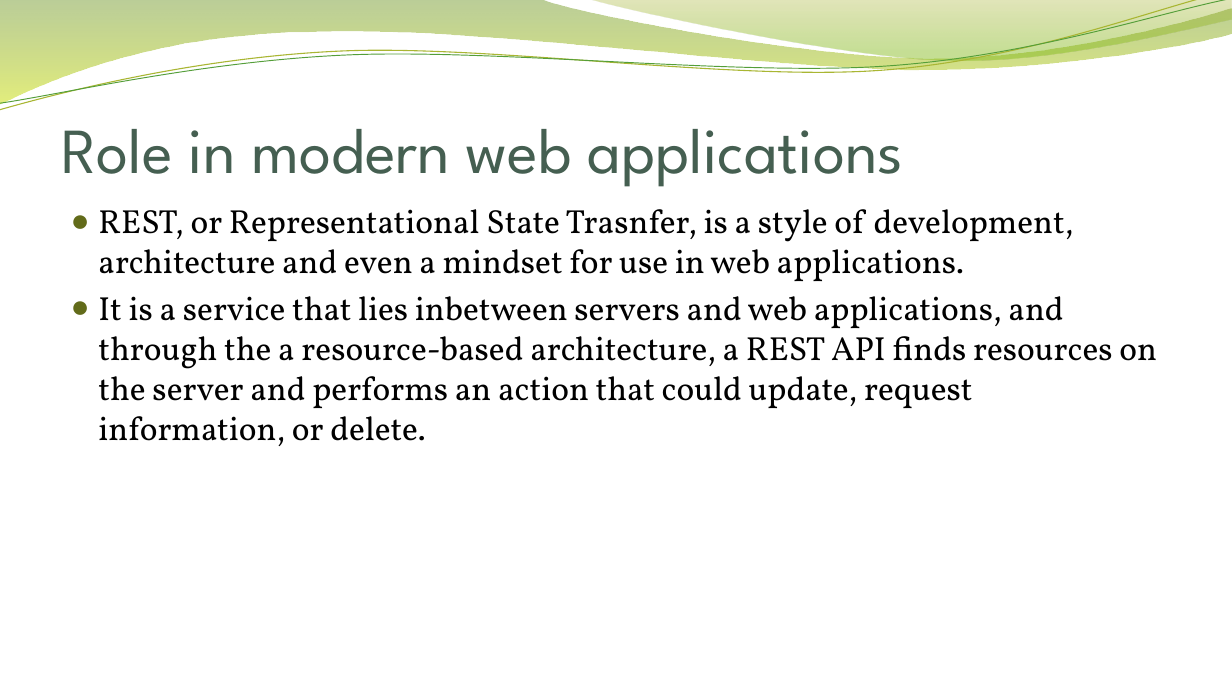
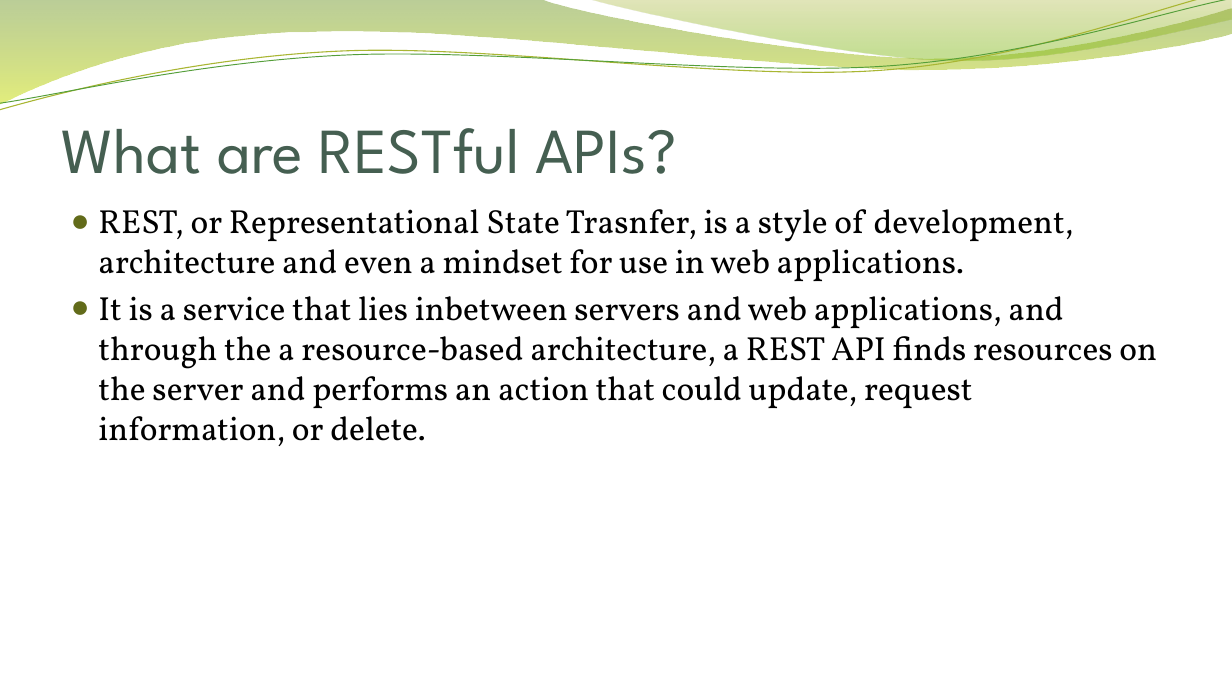
Before and after one commit to PrometheanDream/personal-portfolio, a slide deck: slide 4 of restful-api-presentations-simpson/assignment-1.3-simpson.pptx. Drawn at 1232x693 pixels with LibreOffice and Linux fonts; fonts in the diff are those of the drawing; background and template pictures are left out. Boxes give left, top, right and bottom in pixels: in the first picture for what was removed or moved away, otherwise in the second. Text is boxed around its words. In the diff, an @@ line names an element or a change of style, - is before the commit and + after.

```diff
--- a/restful-api-presentations-simpson/assignment-1.3-simpson.pptx
+++ b/restful-api-presentations-simpson/assignment-1.3-simpson.pptx
@@ title at [62, 128, 677, 174]: text changed @@
-Role in modern web applications
+What are RESTful APIs?
```
Also in this commit, not shown: 8 other slides changed.
